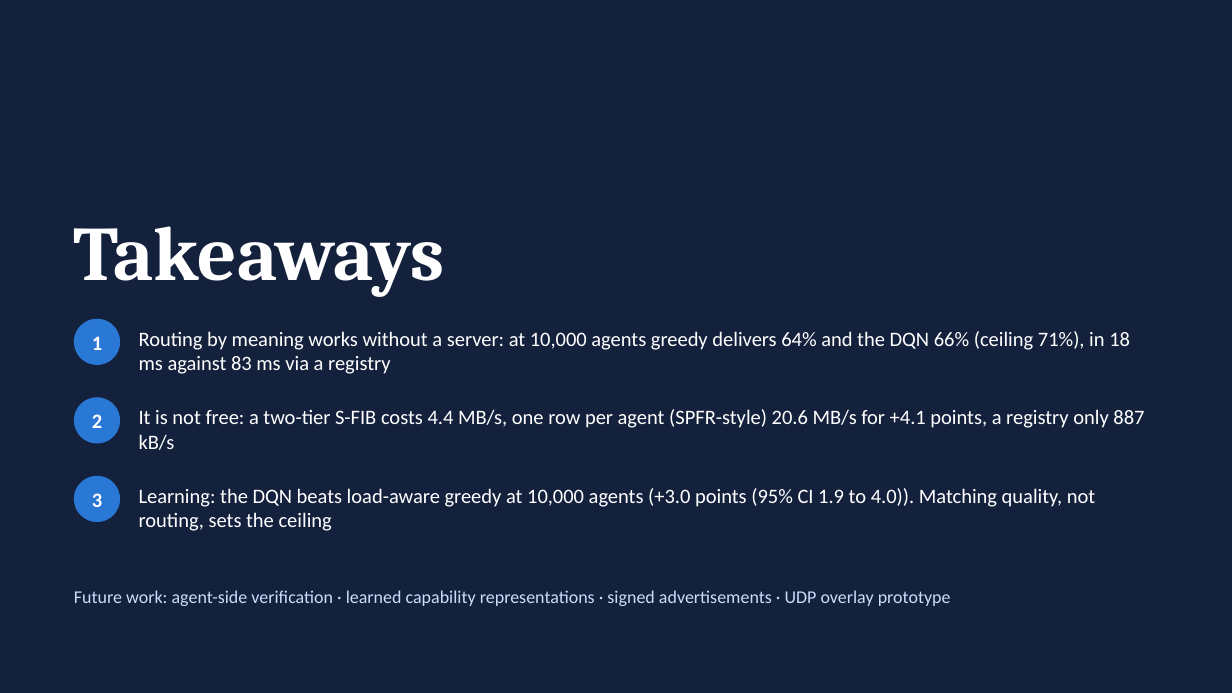
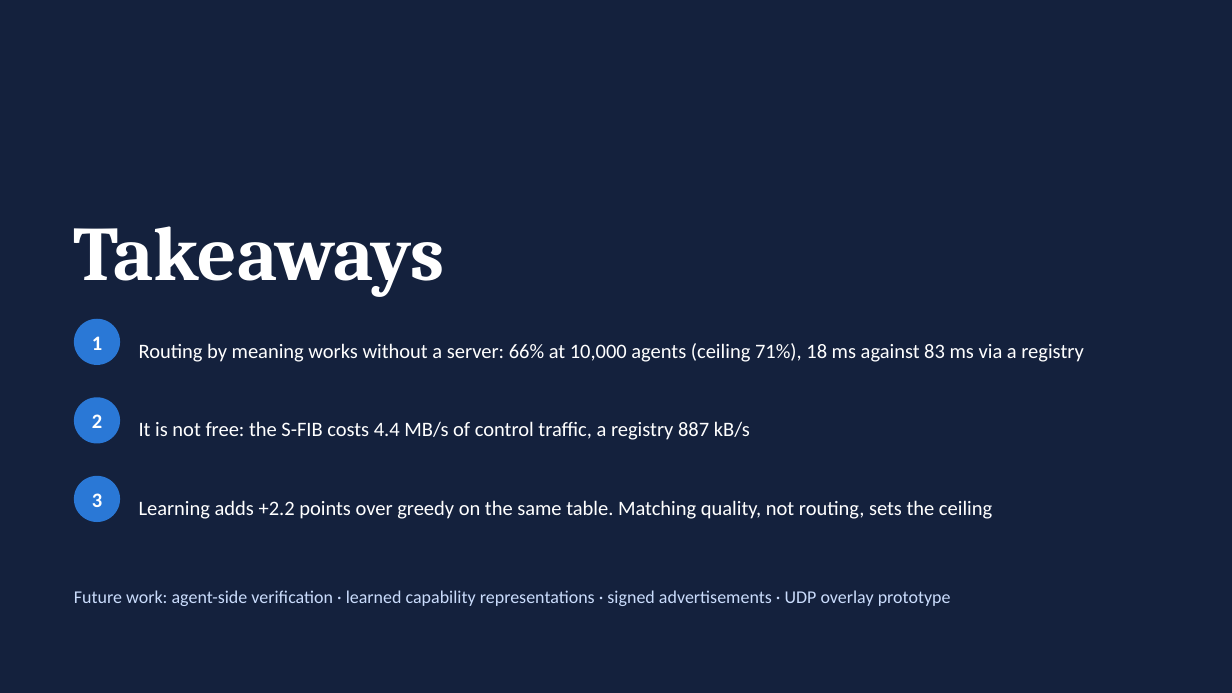
Before and after one commit to mrgedikli/AgentRoute, a slide deck: slide 19 of docs/slides/AgentRoute.pptx. Drawn at 1232x693 pixels with LibreOffice and Linux fonts; fonts in the diff are those of the drawing. Boxes give left, top, right and bottom in pixels: in the first picture for what was removed or moved away, otherwise in the second. Text is boxed around its words. In the diff, an @@ line names an element or a change of style, - is before the commit and + after.

```diff
--- a/docs/slides/AgentRoute.pptx
+++ b/docs/slides/AgentRoute.pptx
@@ text at (139, 343, 1083, 362): text changed @@
-Routing by meaning works without a server: at 10,000 agents greedy delivers 64% and the DQN 66% (ceiling 71%), in 18 ms against 83 ms via a registry
+Routing by meaning works without a server: 66% at 10,000 agents (ceiling 71%), 18 ms against 83 ms via a registry
@@ text at (139, 421, 750, 440): text changed @@
-It is not free: a two-tier S-FIB costs 4.4 MB/s, one row per agent (SPFR-style) 20.6 MB/s for +4.1 points, a registry only 887 kB/s
+It is not free: the S-FIB costs 4.4 MB/s of control traffic, a registry 887 kB/s
@@ text at (139, 500, 992, 519): text changed @@
-Learning: the DQN beats load-aware greedy at 10,000 agents (+3.0 points (95% CI 1.9 to 4.0)). Matching quality, not routing, sets the ceiling
+Learning adds +2.2 points over greedy on the same table. Matching quality, not routing, sets the ceiling
```
Also in this commit, not shown: 5 other slides changed, 1 slide added, 2 other files.
